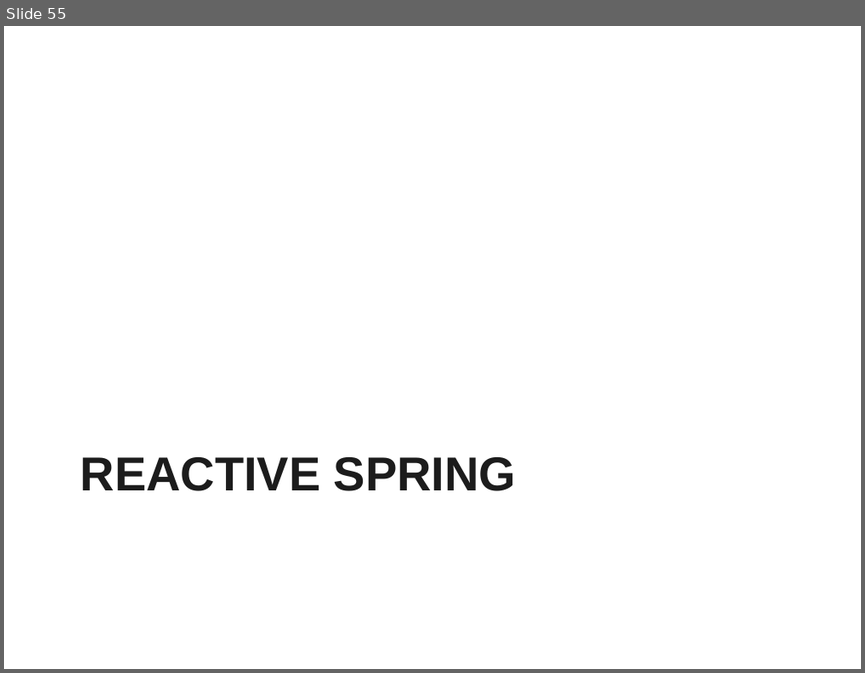
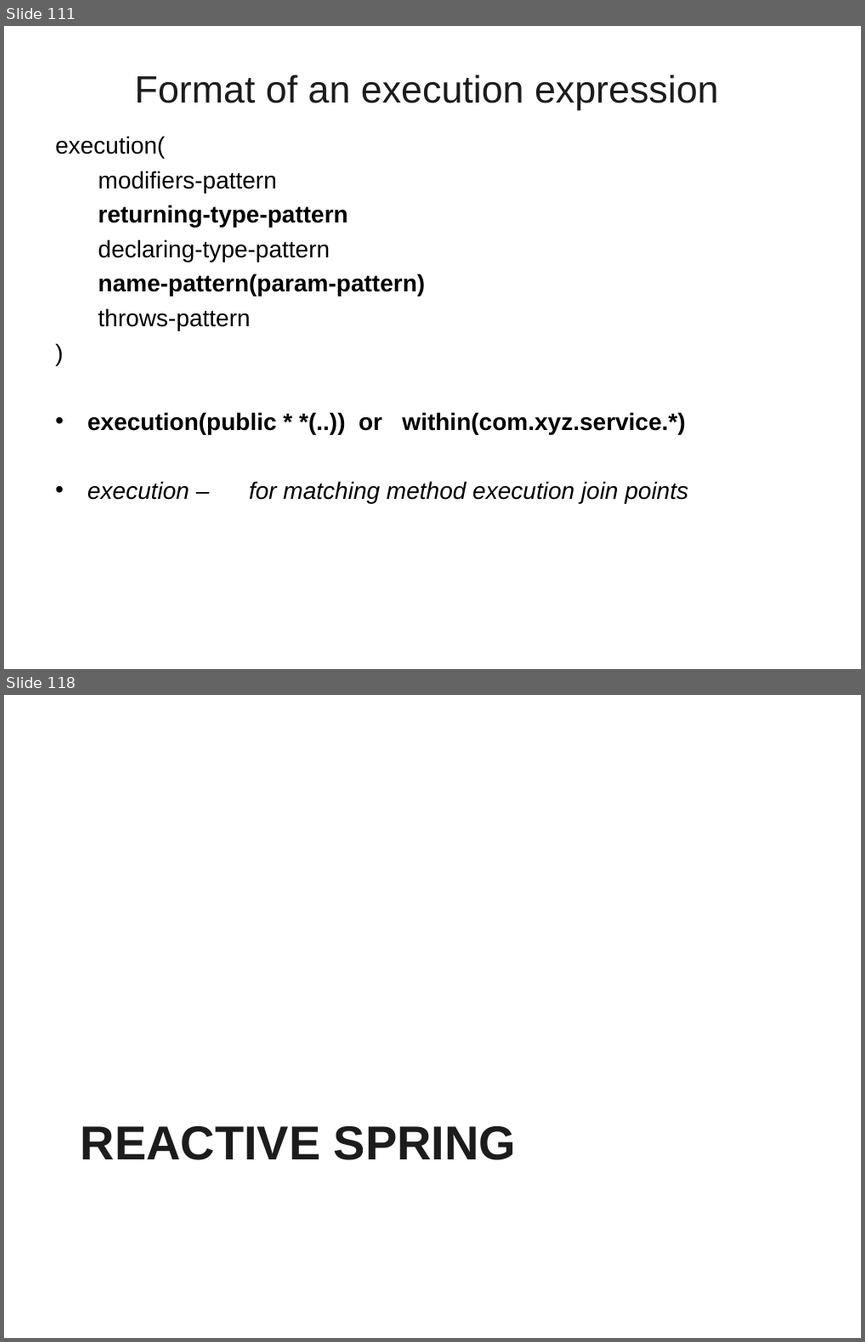
Before and after one commit to vatsanTraining/freshers_dec_2021, a slide deck: SpringBoot_REST.ppt. Shown one above the other, each under a label of ours: slide 55 before the commit, slides 111 and 118 after it; the slides between them are not shown. The pictures are 865x673 and 865x1342 pixels, drawn with LibreOffice and Linux fonts; fonts in the diff are those of the drawing; background and template pictures are left out. Boxes give left, top, right and bottom in pixels: in the first picture for what was removed or moved away, otherwise in the second. Text is boxed around its words. In the diff, an @@ line names an element or a change of style, - is before the commit and + after.

```diff
--- a/SpringBoot_REST.ppt
+++ b/SpringBoot_REST.ppt
@@ slide 111 added at <box>4,26,861,669</box>, background picture (left out) @@
@@ title added at <box>135,74,719,110</box>, 32 pt, text #1C1C1C @@
+Format of an execution expression
@@ text added at <box>55,136,688,503</box>, 20 pt, text #000000 @@
+execution(
+  modifiers-pattern
+  returning-type-pattern
+  declaring-type-pattern
+  name-pattern(param-pattern)
+  throws-pattern
+)
+• execution(public * *(..)) or within(com.xyz.service.*)
+• execution – for matching method execution join points
@@ what was slide 55 is now slide 118 @@
```
Also in this commit, not shown: 62 other slides added.
